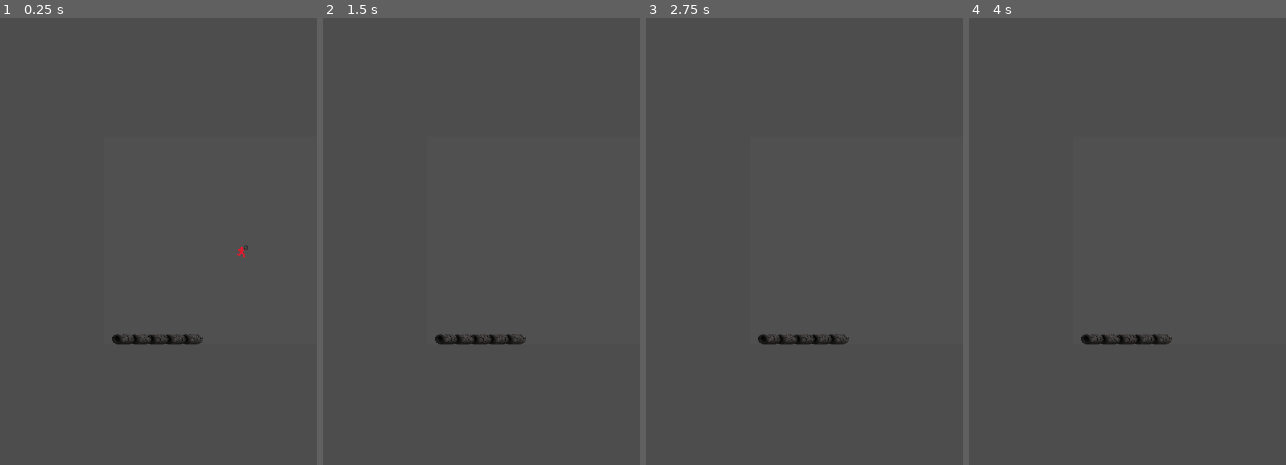
Above: before the commit, frames 1-4 (left to right).
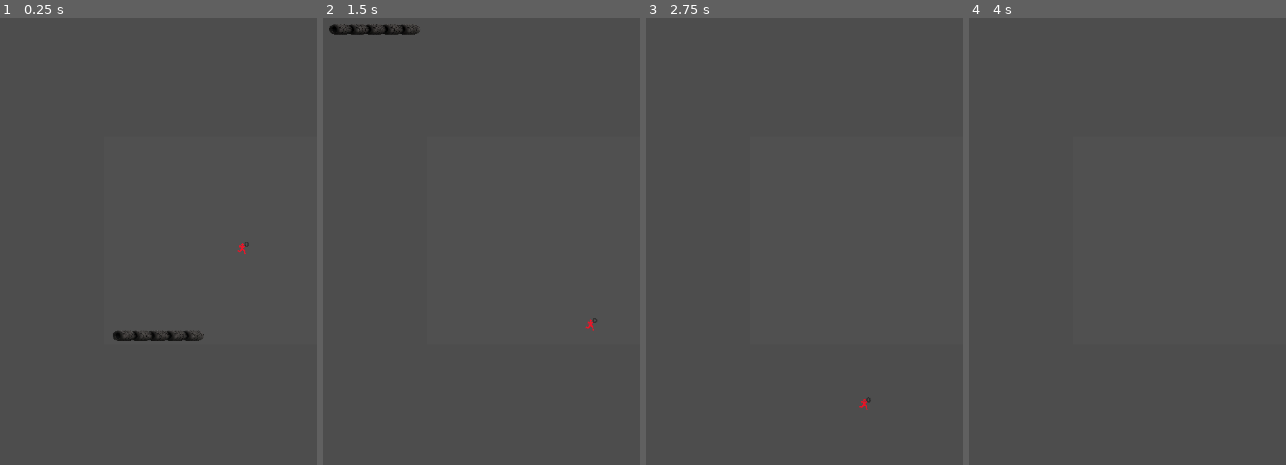
Above: after the commit, the same moments.

Repository: Latex-Opony/Latexowa-wspinaczka-3
Game: Godot game, scene res://Scenes/Main.tscn
Two runs of this game, one before a commit and one after it. Both use one fixed random seed, a clock stepped at 60 frames per second and the inputs below.
Inputs:
- Up to frame 1 (0.25 s): no input
- Up to frame 2 (1.5 s): tap Enter (ui_accept) at 0.5, 0.77 s; hold Right (ui_right) from 0.53 s (still down)
- Up to frame 3 (2.75 s): tap Enter (ui_accept) at 1.52 s; release Right (ui_right) at 2.03 s; hold Left (ui_left) from 2.03 s (still down)
- Up to frame 4 (4 s): release Left (ui_left) at 2.78 s; hold Right (ui_right) from 2.78 s (still down); tap Enter (ui_accept) at 3.02, 3.5, 3.77 s

The runs differ from the first frame. In frame 1, 0.5% of the frame differs, in the area x 35-79%, y 50-74%; in frame 2, 1.0%, in the area x 1-87%, y 1-74%; in frame 3, 0.5%; in frame 4, 0.5%.

Commit message:
Make camera2D a child of Player, enable current and smoothing

Diff:
--- a/Scenes/Main.tscn
+++ b/Scenes/Main.tscn
@@ -27,8 +27,20 @@
 texture = ExtResource("1_r150o")
 offset = Vector2(400, 15)
 
-[node name="Camera2D" type="Camera2D" parent="."]
-position = Vector2(0, 1)
+[node name="Player" type="CharacterBody2D" parent="."]
+script = ExtResource("2_kln2b")
+
+[node name="CollisionShape2D" type="CollisionShape2D" parent="Player"]
+shape = SubResource("CapsuleShape2D_kln2b")
+debug_color = Color(1, 0.0364741, 0.0496456, 0.42)
+
+[node name="Sprite2D" type="Sprite2D" parent="Player"]
+scale = Vector2(0.025, 0.025)
+texture = ExtResource("2_idj7w")
+
+[node name="Camera2D" type="Camera2D" parent="Player"]
+position = Vector2(-1, 0)
+position_smoothing_enabled = true
 
 [node name="CanvasLayer" type="CanvasLayer" parent="."]
 
@@ -45,14 +57,3 @@
 grow_horizontal = 2
 grow_vertical = 2
 color = Color(1, 1, 1, 0.0196078)
-
-[node name="Player" type="CharacterBody2D" parent="."]
-script = ExtResource("2_kln2b")
-
-[node name="CollisionShape2D" type="CollisionShape2D" parent="Player"]
-shape = SubResource("CapsuleShape2D_kln2b")
-debug_color = Color(1, 0.0364741, 0.0496456, 0.42)
-
-[node name="Sprite2D" type="Sprite2D" parent="Player"]
-scale = Vector2(0.025, 0.025)
-texture = ExtResource("2_idj7w")
